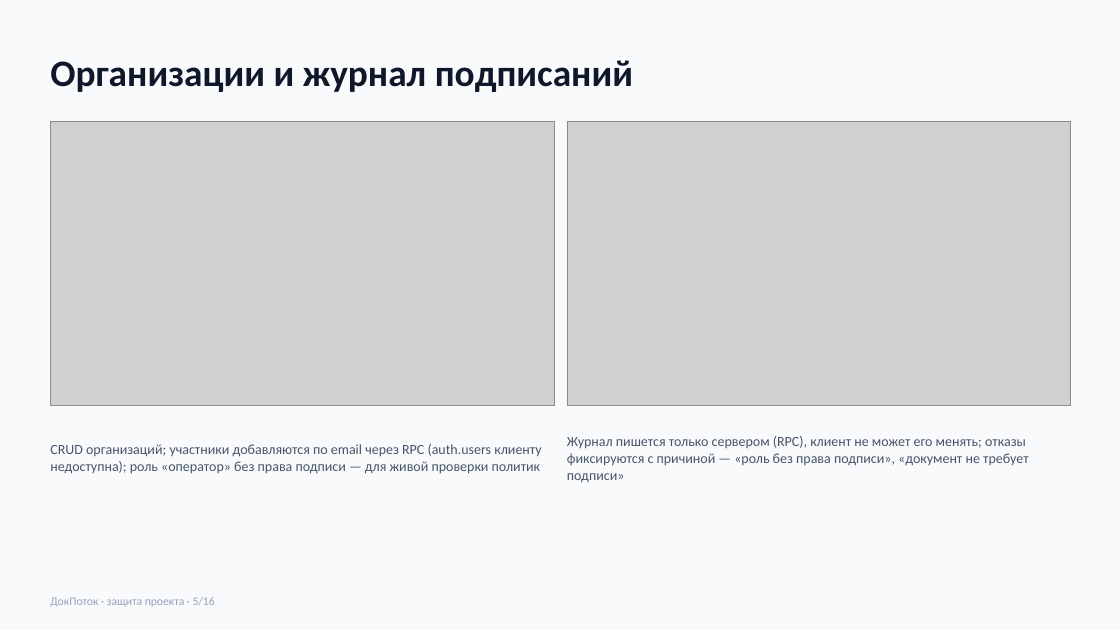
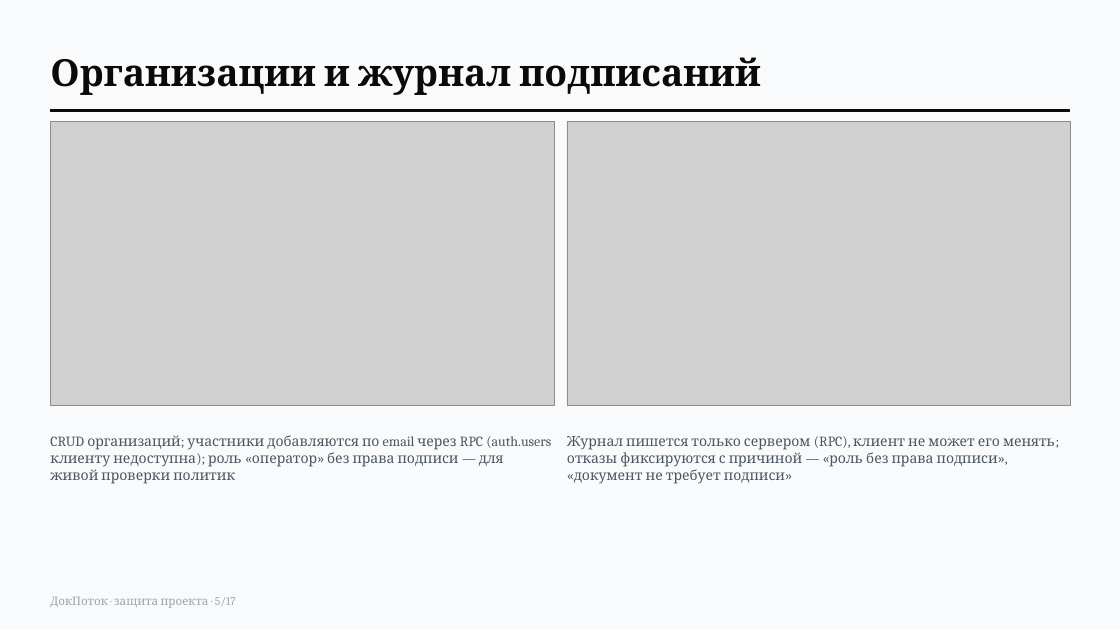
Before and after one commit to topchiiaa-eng/docflow, a slide deck: slide 5 of docs/presentation.pptx. Drawn at 1120x630 pixels with LibreOffice and Linux fonts; fonts in the diff are those of the drawing; grey boxes stand for pictures. Boxes give left, top, right and bottom in pixels: in the first picture for what was removed or moved away, otherwise in the second. Text is boxed around its words. In the diff, an @@ line names an element or a change of style, - is before the commit and + after.

```diff
--- a/docs/presentation.pptx
+++ b/docs/presentation.pptx
@@ background #F8FAFC to #F9FAFB @@
@@ text "Организации и журнал подписаний" at bbox=[50, 57, 761, 95]: font Calibri to Cambria, text colour #0F172A to #0A0A0A @@
@@ rectangle added at bbox=[50, 109, 1070, 112], fill #0A0A0A, outline #0A0A0A 1 pt @@
@@ text "CRUD организаций; участники добавляются по ..." at bbox=[50, 435, 551, 484]: font Calibri to Cambria, text colour #475569 to #4B5563 @@
@@ text "Журнал пишется только сервером (RPC), ..." at bbox=[567, 436, 1055, 484]: font Calibri to Cambria, text colour #475569 to #4B5563 @@
@@ text at bbox=[50, 597, 236, 608]: text changed; font Calibri to Cambria; text colour #94A3B8 to #9CA3AF @@
-ДокПоток · защита проекта · 5/16
+ДокПоток · защита проекта · 5/17
```
Also in this commit, not shown: 15 other slides changed, 1 slide added, 12 other files.
